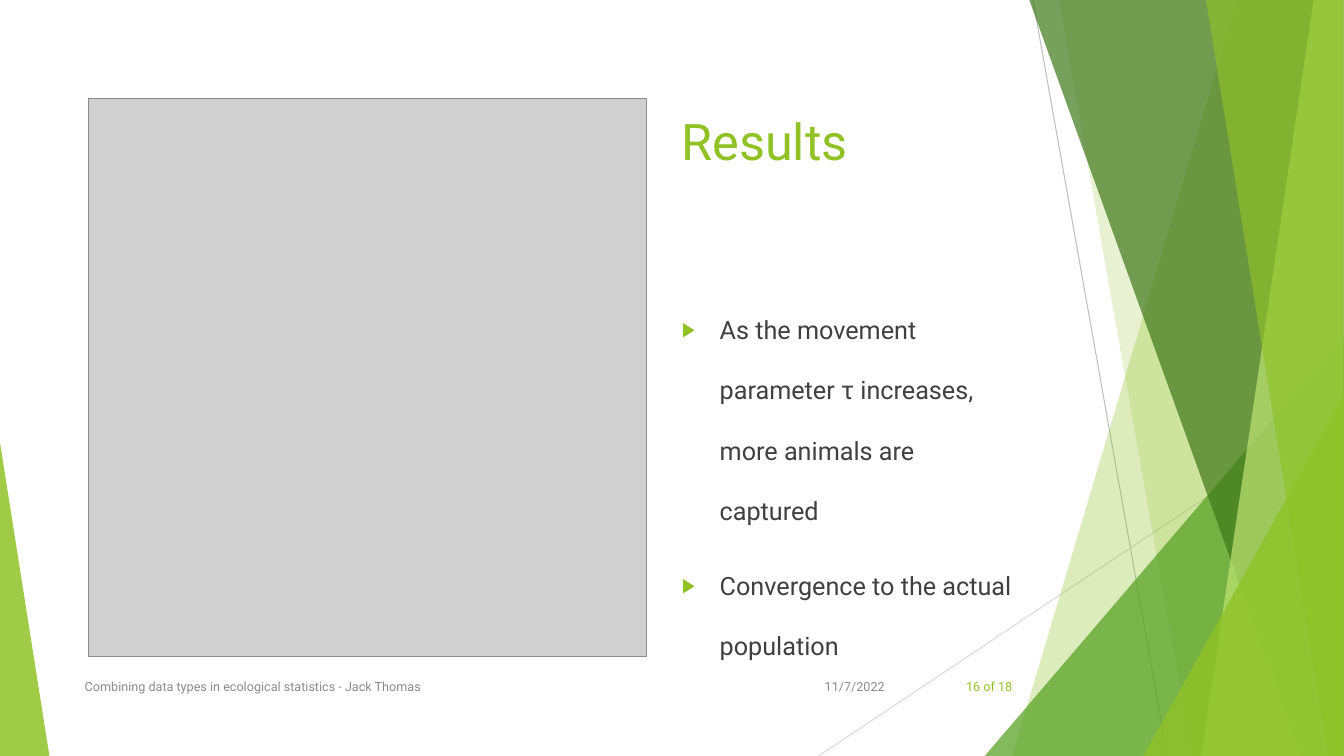
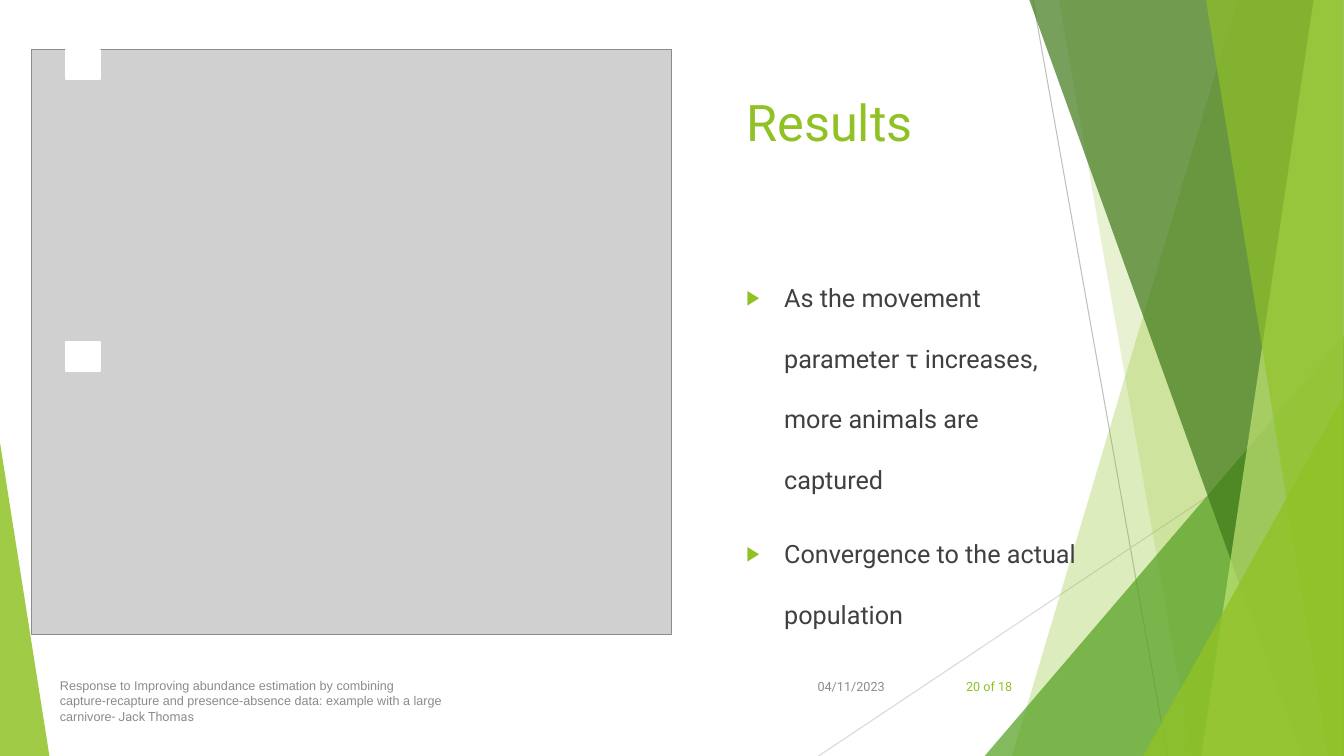
Before and after one commit to jackthomas818/masters-project, a slide deck: slide 20 of resources/OralPresentation/OralPresentationJack.pptx (slide 16 before the commit). Drawn at 1344x756 pixels with LibreOffice and Linux fonts; fonts in the diff are those of the drawing; grey boxes stand for pictures. Boxes give left, top, right and bottom in pixels: in the first picture for what was removed or moved away, otherwise in the second. Text is boxed around its words. In the diff, an @@ line names an element or a change of style, - is before the commit and + after.

```diff
--- a/resources/OralPresentation/OralPresentationJack.pptx
+++ b/resources/OralPresentation/OralPresentationJack.pptx
@@ picture: place and size @@
-picture at (88,99,646,657)
+picture at (32,50,671,635)
@@ rectangle added at (67,50,100,80), fill #FFFFFF, outline #FFFFFF 1.5 pt @@
@@ title "Results": place and size @@
-title "Results" at (681,122,847,161)
+title "Results" at (746,103,912,142)
@@ text "As the movement parameter τ ...": place and size @@
-text "As the movement parameter τ ..." at (720,320,1011,660)
+text "As the movement parameter τ ..." at (784,288,1076,629)
@@ rectangle added at (67,343,100,372), fill #FFFFFF, outline #FFFFFF 1.5 pt @@
@@ text at (60,681,442,721): text changed; font Roboto to Arial @@
-Combining data types in ecological statistics - Jack Thomas
+Response to Improving abundance estimation by combining
+capture-recapture and presence-absence data: example with a large
+carnivore- Jack Thomas
@@ text at (818,682,885,692): text changed @@
-11/7/2022
+04/11/2023
@@ page number at (966,681,1012,691): text changed @@
-16 of 18
+20 of 18
```
Also in this commit, not shown: 17 other slides changed, 8 slides added, 1 slide removed, 2 other files.
